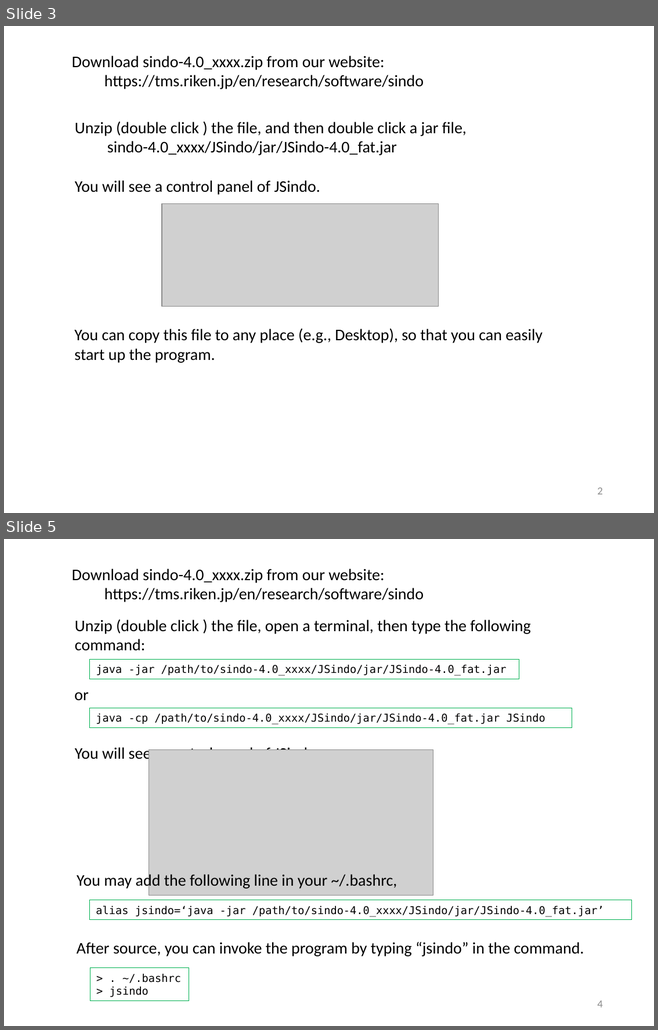
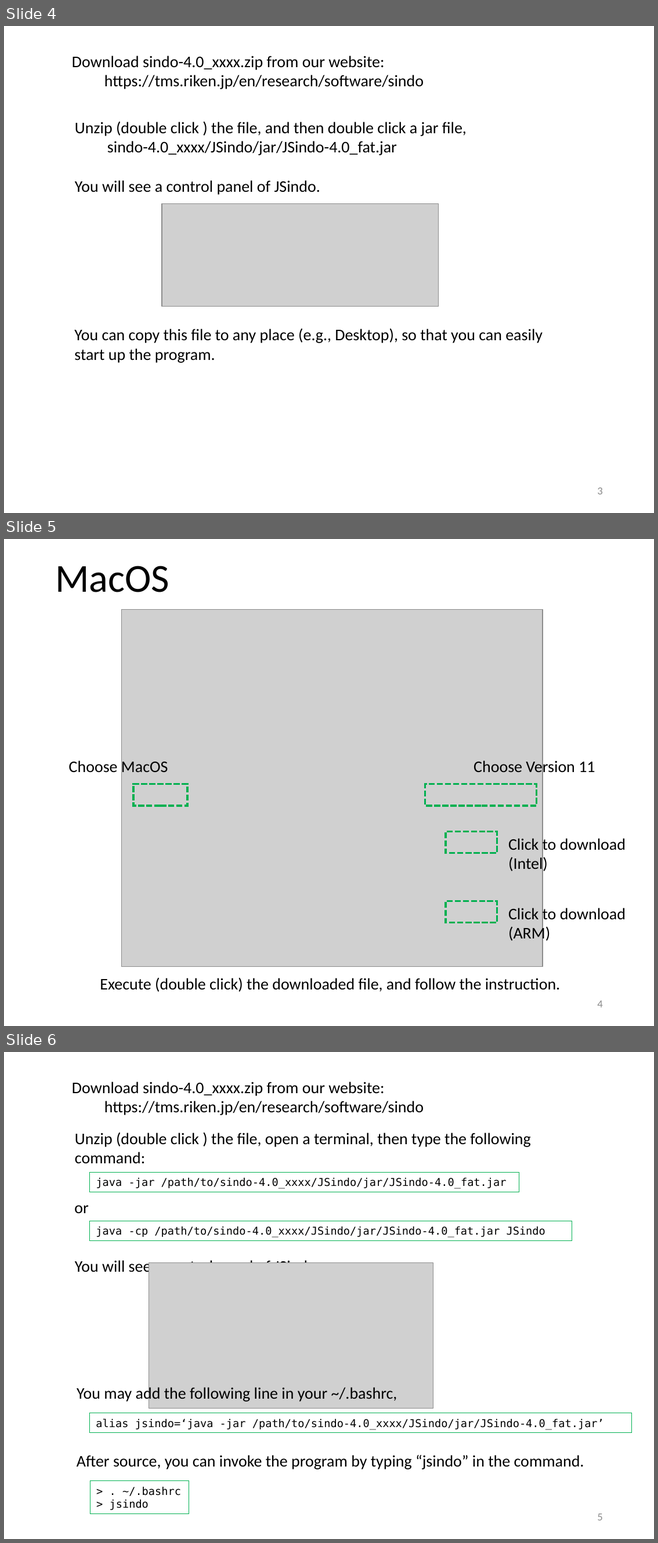
Before and after one commit to yagikiyoshi/sindo, a slide deck: doc/JSindo/install_JSindo.pptx. Shown one above the other, each under a label of ours: slides 3 and 5 before the commit, slides 4, 5 and 6 after it; the slides between them are not shown. The pictures are 658x1030 and 658x1543 pixels, drawn with LibreOffice and Linux fonts; fonts in the diff are those of the drawing; grey boxes stand for pictures. Boxes give left, top, right and bottom in pixels: in the first picture for what was removed or moved away, otherwise in the second. Text is boxed around its words. In the diff, an @@ line names an element or a change of style, - is before the commit and + after.

```diff
--- a/doc/JSindo/install_JSindo.pptx
+++ b/doc/JSindo/install_JSindo.pptx
@@ slide 5 added at <box>4,539,654,1026</box>, background #FFFFFF @@
@@ title added at <box>55,566,169,592</box>, 44 pt, text #000000 @@
+MacOS
@@ picture added at <box>122,609,542,966</box> @@
@@ text added at <box>69,759,168,776</box>, 18 pt, text #000000 @@
+Choose MacOS
@@ text added at <box>473,759,594,776</box>, 18 pt, text #000000 @@
+Choose Version 11
@@ rectangle added at <box>133,784,187,805</box>, outline #00B050 2.25 pt dashed @@
@@ rectangle added at <box>425,784,536,805</box>, outline #00B050 2.25 pt dashed @@
@@ rectangle added at <box>445,831,496,853</box>, outline #00B050 2.25 pt dashed @@
@@ text added at <box>508,837,625,873</box>, 18 pt, text #000000 @@
+Click to download
+(Intel)
@@ rectangle added at <box>445,901,496,922</box>, outline #00B050 2.25 pt dashed @@
@@ text added at <box>508,906,625,943</box>, 18 pt, text #000000 @@
+Click to download
+(ARM)
@@ text added at <box>100,977,560,992</box>, 18 pt, text #000000 @@
+Execute (double click) the downloaded file, and follow the instruction.
@@ page number added at <box>597,1001,602,1008</box>, 12 pt, text #8C8C8C @@
+4
@@ what was slide 3 is now slide 4 @@
@@ page number at <box>597,488,602,495</box>: text changed @@
-2
+3
@@ what was slide 5 is now slide 6 @@
@@ page number at <box>597,1514,602,1521</box>: text changed @@
-4
+5
```
Also in this commit, not shown: 3 slides changed, 1 other file.
